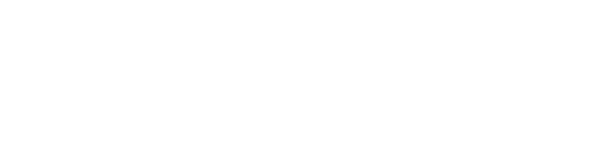
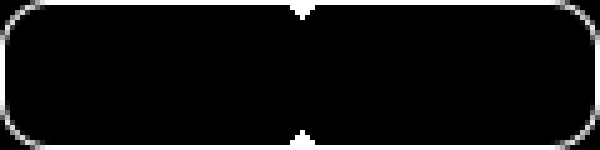
Layers edited between the first and the second w=600, h=150 image:
showed "Ebene 3" over (x1=0, y1=0, x2=600, y2=150)
